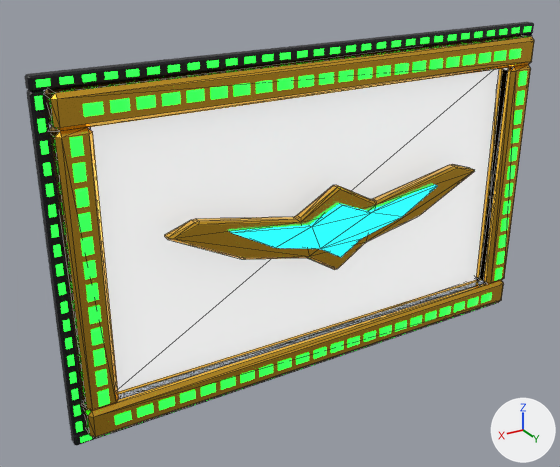
Renders of the glTF model game/assets/vehicles/dekotora/accessories/grille_t234/grille_honey_sun.glb from each side of a commit.
The view is the same before and after, from a 50 mm lens placed at (1.025, 1.527, 0.735), pointed at (0.11, 0.003, -0.027). Every picture has the same lights, and +X, +Y and +Z are marked at lower right. The first picture is the older version. Mesh edges are drawn as thin lines on the coarser meshes. Where no turn or scale is listed for an object, it has been applied to the vertices.

In view in the first picture: 'grille_honey_sun_CEN_deco_neon', 'grille_honey_sun_CEN_paint_gold', 'grille_honey_sun_acrylic_art', 'grille_honey_sun_chrome', 'grille_honey_sun_deco_led', 'grille_honey_sun_deco_trim', 'grille_honey_sun_paint_gold'.
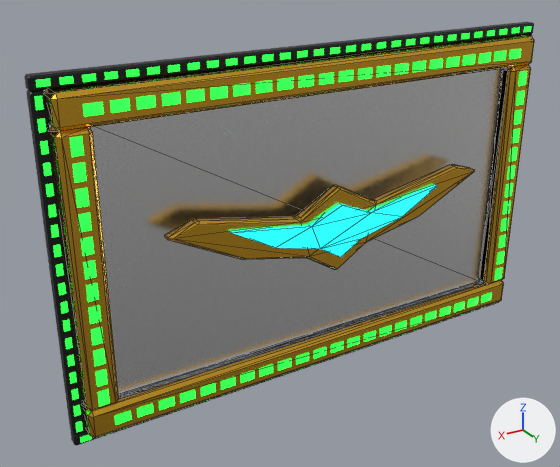
Pixel boxes (x1, y1, x2, y2) of what changed, in the pictures (560 x 467 px):
'grille_honey_sun_deco_honey', added: after (91, 69, 504, 395)
'grille_honey_sun_acrylic_art', deleted: before (91, 69, 499, 392)

What changed in the scene script:
```text
Add mat_deco_honey:
    mat_deco_honey = principled_material('deco_honey')
    mat_deco_honey.base_color = (0.8, 0.8, 0.8)  # white #e7e7e7
    mat_deco_honey.metallic = 1.0
    mat_deco_honey.roughness = 0.25
Add me_grille_honey_sun_deco_honey:
    me_grille_honey_sun_deco_honey.from_pydata(...)  # a box spanning x -0.575..0.575, y 0.026..0.034, z -0.325..0.325
    me_grille_honey_sun_deco_honey.materials.append(mat_deco_honey)  # white #e7e7e7
Remove ob_grille_honey_sun_acrylic_art:
    ob_grille_honey_sun_acrylic_art = bpy.data.objects.new('grille_honey_sun_acrylic_art', me_grille_honey_sun_acrylic_art)
    ob_grille_honey_sun_acrylic_art.location = (0.0, 0.0, 0.0)
Add ob_grille_honey_sun_deco_honey:
    ob_grille_honey_sun_deco_honey = bpy.data.objects.new('grille_honey_sun_deco_honey', me_grille_honey_sun_deco_honey)
    ob_grille_honey_sun_deco_honey.location = (0.0, 0.0, 0.0)
```
